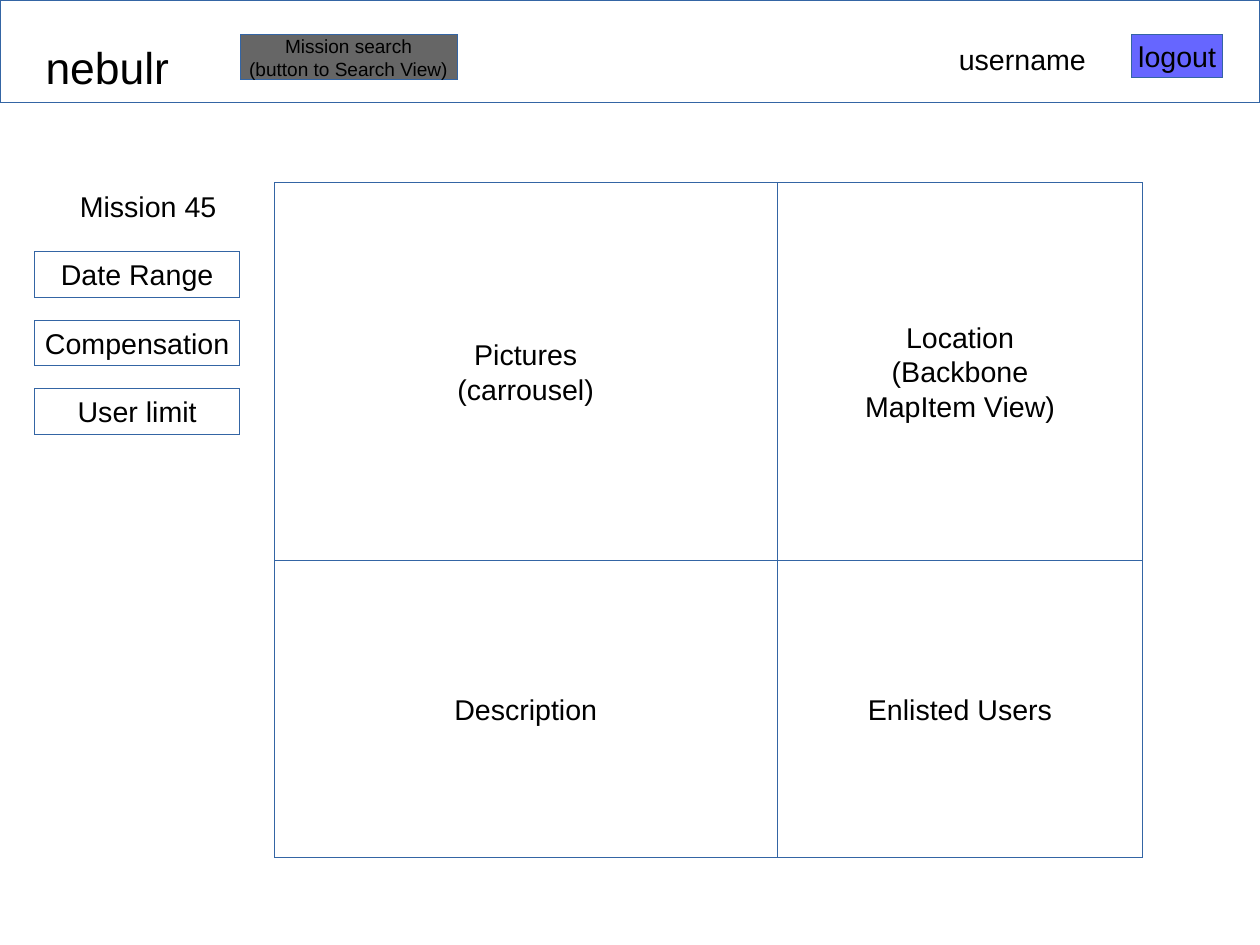
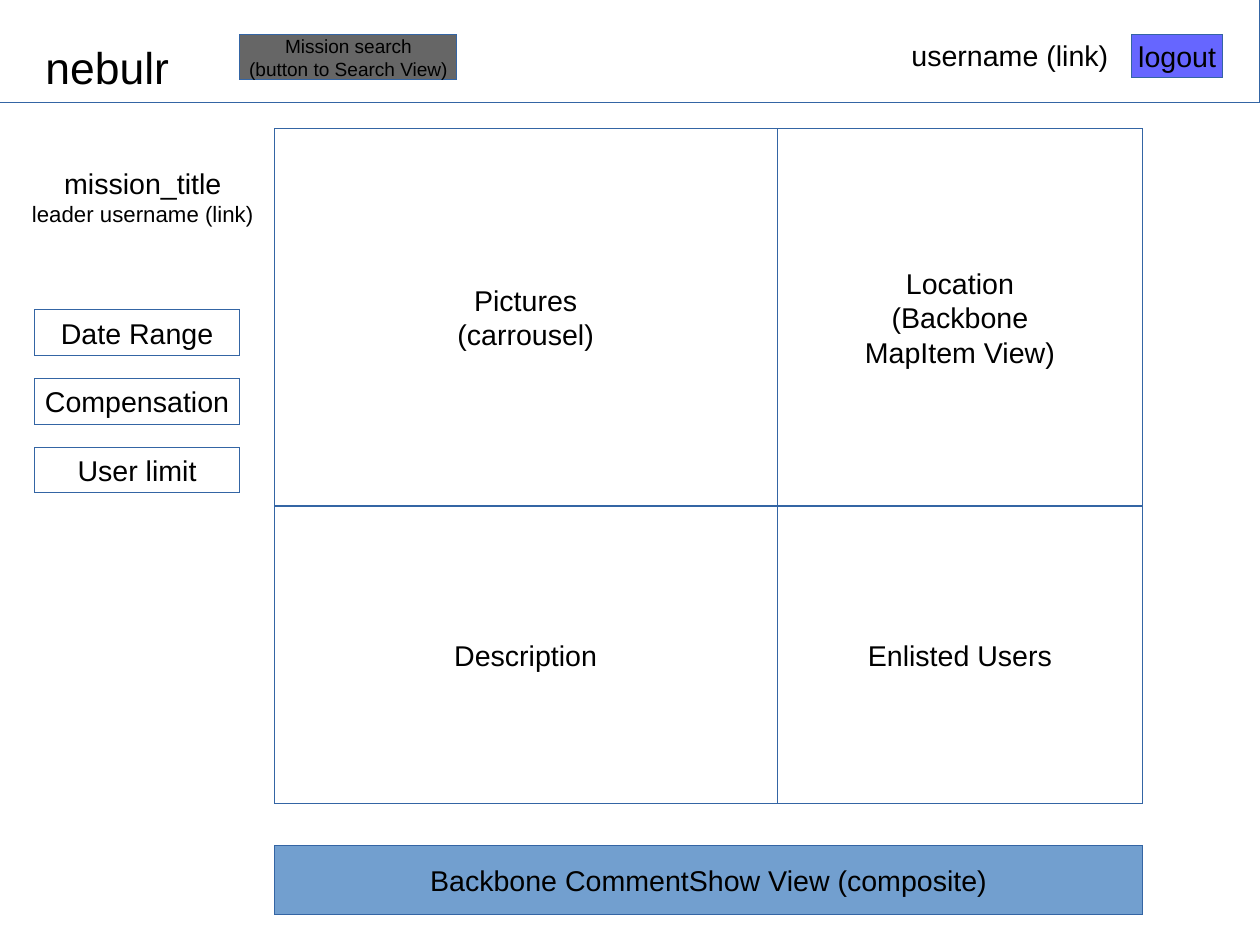
Before and after one commit to maflaven/NEBULR, a slide deck: slide 5 of docs/wireframes/all_wireframes.pptx. Drawn at 1260x945 pixels with LibreOffice and Linux fonts; fonts in the diff are those of the drawing. Boxes give left, top, right and bottom in pixels: in the first picture for what was removed or moved away, otherwise in the second. Text is boxed around its words. In the diff, an @@ line names an element or a change of style, - is before the commit and + after.

```diff
--- a/docs/wireframes/all_wireframes.pptx
+++ b/docs/wireframes/all_wireframes.pptx
@@ text at [911, 45, 1108, 72]: text changed @@
-username
+username (link)
@@ text at [32, 173, 253, 227]: text changed; size 18 to 14 pt @@
-Mission 45
+mission_title
+leader username (link)
@@ 3 rectangles: place and size @@
-3 rectangles at [34, 252, 240, 434]
+3 rectangles at [34, 310, 240, 493]
@@ 4 rectangles: place and size @@
-4 rectangles at [274, 183, 1143, 858]
+4 rectangles at [274, 129, 1143, 804]
@@ rectangle added at [274, 846, 1143, 915], fill #729FCF, outline #3465A4 0.75 pt, 18 pt, text #000000 @@
+Backbone CommentShow View (composite)
```
Also in this commit, not shown: 4 other slides changed, 7 other files.
